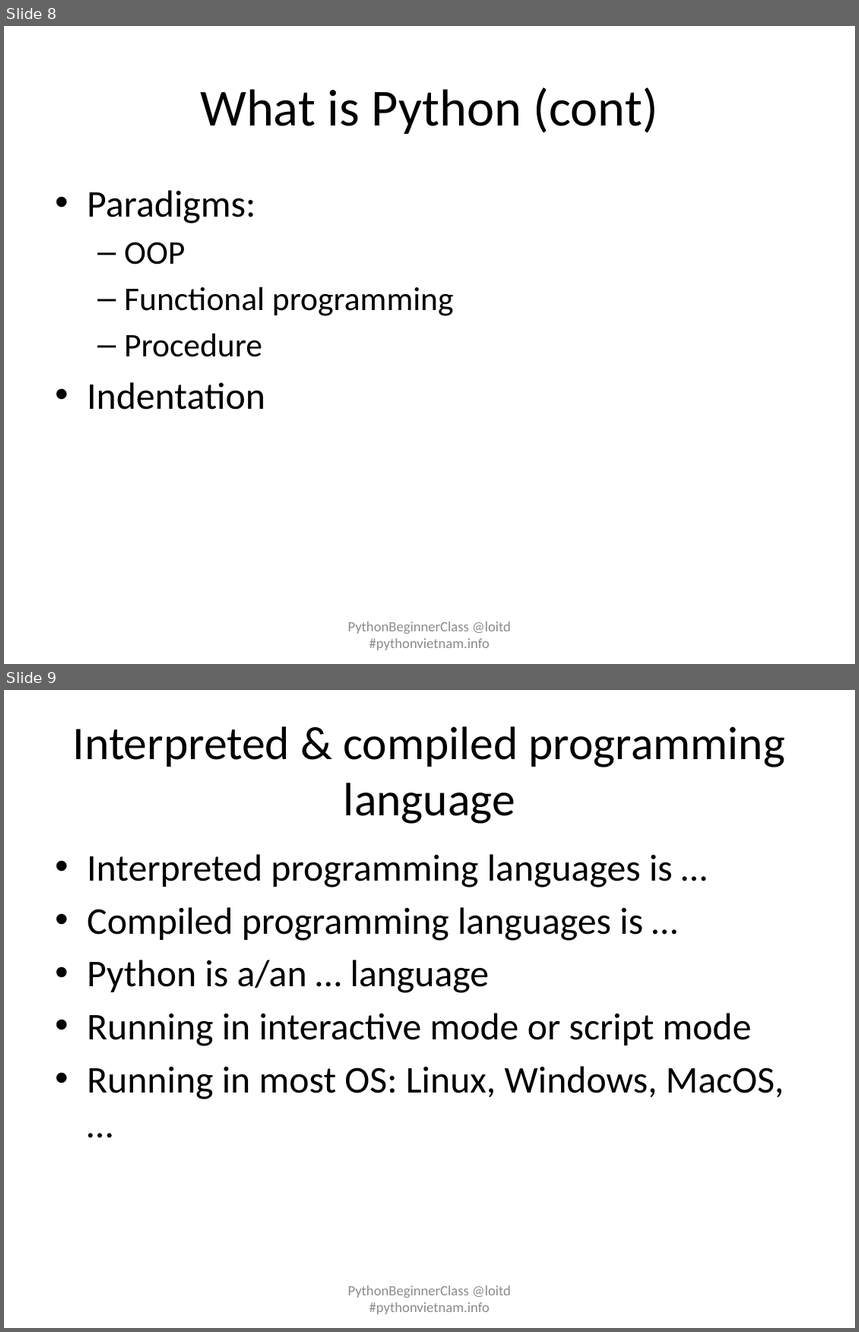
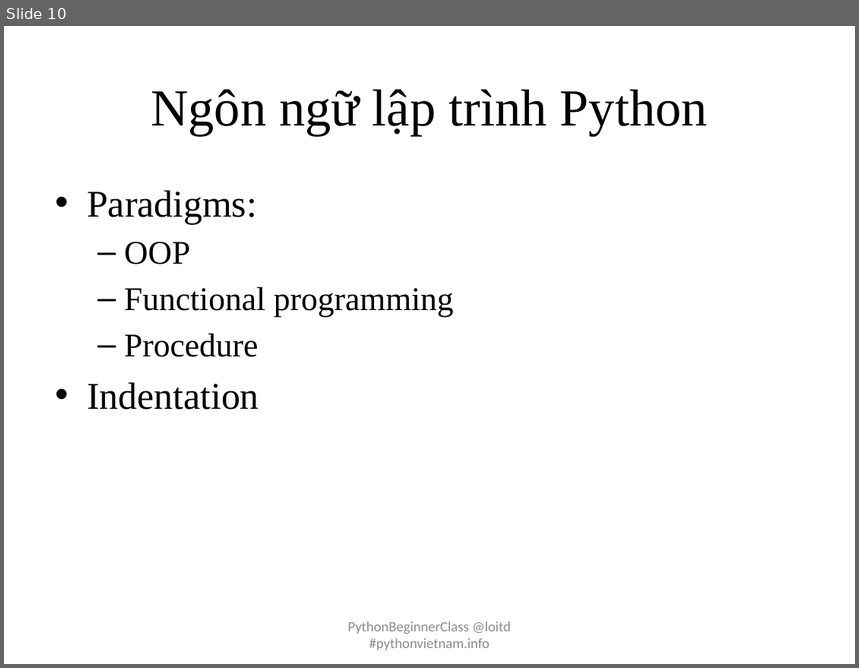
Before and after one commit to pythonvietnam/pbc032015, a slide deck: pbc-day-01-introduction.pptx. Shown one above the other, each under a label of ours: slides 8 and 9 before the commit, slide 10 after it. The pictures are 859x1332 and 859x668 pixels, drawn with LibreOffice and Linux fonts; fonts in the diff are those of the drawing. Boxes give left, top, right and bottom in pixels: in the first picture for what was removed or moved away, otherwise in the second. Text is boxed around its words. In the diff, an @@ line names an element or a change of style, - is before the commit and + after.

```diff
--- a/pbc-day-01-introduction.pptx
+++ b/pbc-day-01-introduction.pptx
@@ slide 9 removed at (4,690,855,1328), background #FFFFFF @@
@@ title removed at (73,726,786,824) @@
-Interpreted & compiled programming language
@@ text removed at (87,854,785,1100) @@
-• Interpreted programming languages is …
-• Compiled programming languages is …
-• Python is a/an … language
-• Running in interactive mode or script mode
-• Running in most OS: Linux, Windows, MacOS, …
@@ text removed at (348,1286,511,1315) @@
-PythonBeginnerClass @loitd #pythonvietnam.info
@@ what was slide 8 is now slide 10 @@
@@ slide 10 changed as well @@
@@ title at (151,89,708,135): text changed; font Calibri to Times New Roman @@
-What is Python (cont)
+Ngôn ngữ lập trình Python
@@ text "Paradigms:" at (87,190,454,410): font Calibri to Times New Roman @@
```
Also in this commit, not shown: 12 other slides changed, 6 slides added, 1 other slide removed, 1 other file.
